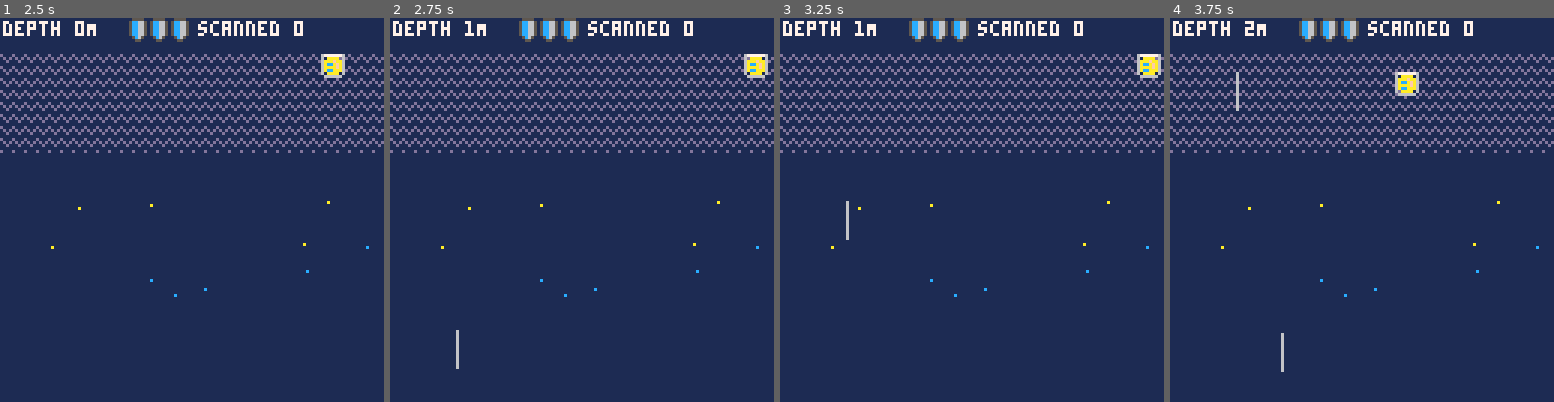
Above: before the commit, frames 1-4 (left to right).
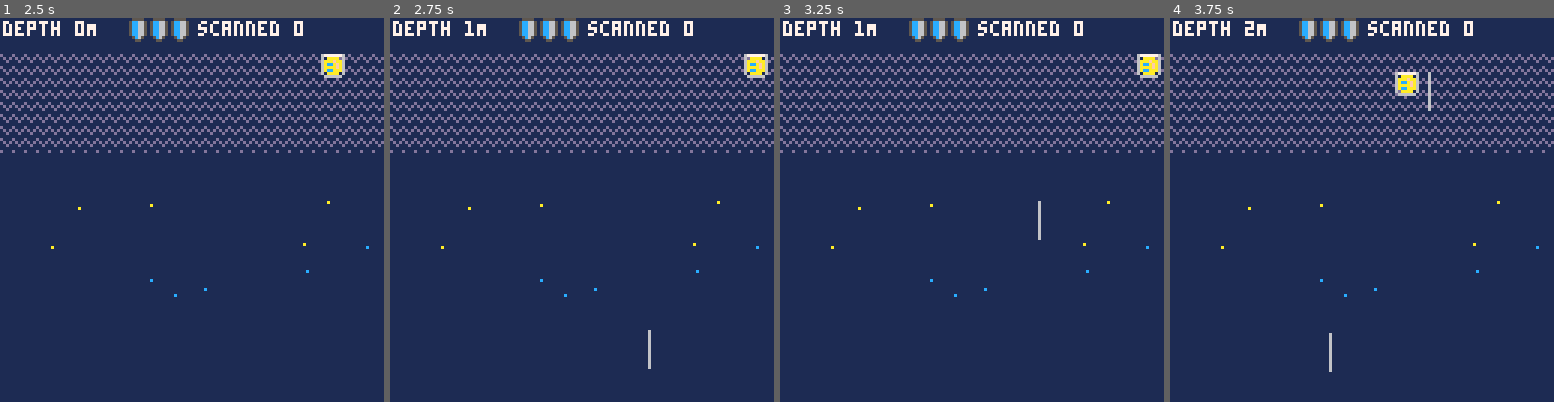
Above: after the commit, the same moments.

Repository: broquaint/pico8-carts
Game: PICO-8 cartridge tephratoil.p8
The game is run twice, just before and just after one commit, with the same random seed, the same clock (stepped at 60 frames per second) and the same inputs.
Inputs:
- Up to frame 1 (2.5 s): tap X (X key) at 0.33, 1.07, 1.85 s; tap O (Z key) at 0.7, 1.7, 2.1 s; hold Right 1.6-2.1 s; hold Up 2.15-2.42 s; hold Right from 2.47 s (still down)
- Up to frame 2 (2.75 s): keep holding Right; tap O (Z key) at 2.5 s
- Up to frame 3 (3.25 s): tap O (Z key) at 2.9 s; tap X (X key) at 2.97 s; release Right at 3.03 s; hold Left from 3.08 s (still down)
- Up to frame 4 (3.75 s): tap O (Z key) at 3.3, 3.7 s; release Left at 3.58 s; hold Down from 3.63 s (still down)

Frame 1 is identical in both runs. In frame 2, 0.2% of the frame differs, in the area x 17-68%, y 81-92%; in frame 3, 0.2%; in frame 4, 0.3%, in the area x 17-68%, y 14-93%.

Commit message:
Game balance and a couple of tweaks
Make later stages a little less frantic, don't spawn rocks/lumps in
the wrong place, play game over sound at the right time.

Diff:
--- a/tephratoil.p8
+++ b/tephratoil.p8
@@ -274,7 +274,7 @@
 end
 
 function rand_tile_x()
-   local x = randx(127)
+   local x = 1+randx(110)
    return x - (x % 8)
 end
 
@@ -397,12 +397,20 @@
          missile = 3 + randx(3),
          lump = 2 + randx(2)
       }
+      -- Can have _up_ to 19 obstacles, more than 15 is silly
+      if obstacles.rock+obstacles.missile+obstacles.lump >= 15 then
+         obstacles.rock -= 2
+         obstacles.missile -= 2
+      end
       return obstacles;
    end
 end
 
 function populate_obstacles()
-   if frame_count % 120 == 0 then
+   local spawn_at = obstacle_level < 10 and 120
+      or obstacle_level < 18 and 150
+      or obstacle_level < 26 and 180 or 200
+   if frame_count % spawn_at == 0 then
       local next_obstacles = get_obstacles()
 
       for n = 1, (next_obstacles.rock or 0) do
@@ -766,12 +774,12 @@
       player.health = 4
       player.upgrade_level += 1
       notification('upgrade, more shields!')
-   elseif player.upgrade_level == 2 and scan_counts.missile > 6 and scan_counts.rock > 14 then
+   elseif player.upgrade_level == 2 and scan_counts.missile > 8 and scan_counts.rock > 20 then
       player.can_scan.lump = 1
       player.upgrade_level += 1
       player.health = player.default_health
       notification('upgrade, scan big bombs!')
-   elseif player.upgrade_level == 3 and scan_counts.lump > 3 then
+   elseif player.upgrade_level == 3 and scan_counts.lump > 4 then
       player.can_scan.lump = 1
       player.default_health = 6
       player.health = 6
@@ -945,7 +953,7 @@
       player.sprite = 2
       animate_death_screen()
       music(-1, 2000)
-      delay(function() sfx(10) end, 1500)
+      delay(function() sfx(10) end, 45)
       if depth_count > dget(HIGH_SCORE_DEPTH) then
          dset(HIGH_SCORE_DEPTH, depth_count)
          player.new_depth_hs = true
@@ -1177,8 +1185,8 @@
 
    print('scanned ' .. tostr(player.scanned_count), 66, 1, white)
    if closest then
-      rectfill(105, 1, 125, 5, storm)
-      rectfill(105, 1, 105 + (20 * scan_pct), 5, white)
+      rectfill(107, 1, 125, 5, storm)
+      rectfill(107, 1, 105 + (18 * scan_pct), 5, white)
    end
 
    if current_game_state != game_state_playing then
